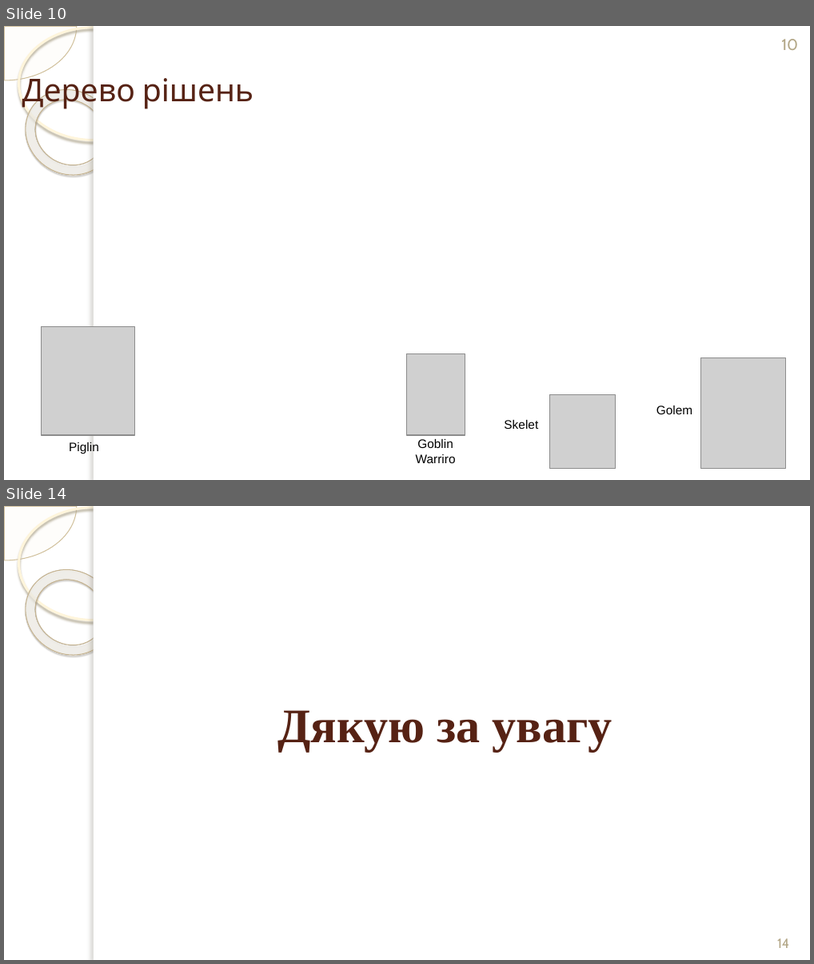
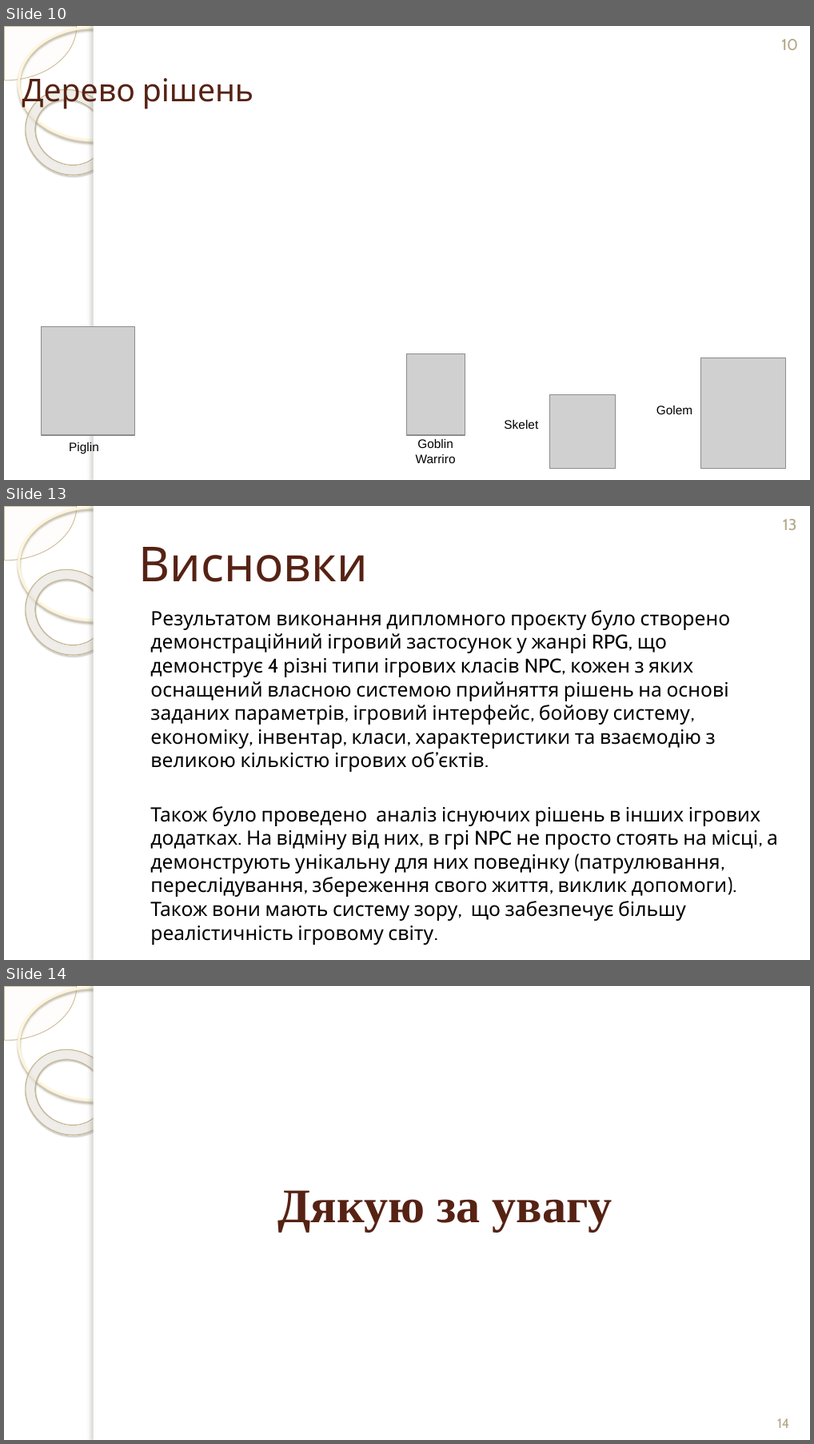
Before and after one commit to mcmcmax437/3D-RPG-Diploma-Thesis, a slide deck: Documents/Презентація/Презентація_Терешкович_ІТ-02_Захист.pptx. Shown one above the other, each under a label of ours: slides 10 and 14 before the commit, slides 10, 13 and 14 after it; the slides between them are not shown. The pictures are 814x964 and 814x1444 pixels, drawn with LibreOffice and Linux fonts; fonts in the diff are those of the drawing; grey boxes stand for pictures; background and template pictures are left out. Boxes give left, top, right and bottom in pixels: in the first picture for what was removed or moved away, otherwise in the second. Text is boxed around its words. In the diff, an @@ line names an element or a change of style, - is before the commit and + after.

```diff
--- a/Documents/Презентація/Презентація_Терешкович_ІТ-02_Захист.pptx
+++ b/Documents/Презентація/Презентація_Терешкович_ІТ-02_Захист.pptx
@@ slide 13 added at (4, 506, 810, 960), background picture (left out); not listed: 5 template elements that a slide beside it also shows @@
@@ page number added at (783, 519, 798, 530), 14 pt, text #B3A787 @@
+13
@@ title added at (138, 547, 367, 582), 43 pt, text #562214 @@
+Висновки
@@ text added at (150, 610, 778, 920), 17.6 pt, text #000000 @@
+Результатом виконання дипломного проєкту було створено демонстраційний ігровий застосунок у жанрі RPG, що демонструє 4 різні типи ігрових класів NPC, кожен з яких оснащений власною системою прийняття рішень на основі заданих параметрів, ігровий інтерфейс, бойову систему, економіку, інвентар, класи, характеристики та взаємодію з великою кількістю ігрових об’єктів.
+Також було проведено аналіз існуючих рішень в інших ігрових додатках. На відміну від них, в грі NPC не просто стоять на місці, а демонструють унікальну для них поведінку (патрулювання, переслідування, збереження свого життя, виклик допомоги). Також вони мають систему зору, що забезпечує більшу реалістичність ігровому світу.
```
Also in this commit, not shown: 3 slides changed, 1 other slide added, 2 slides removed, 4 other files.
